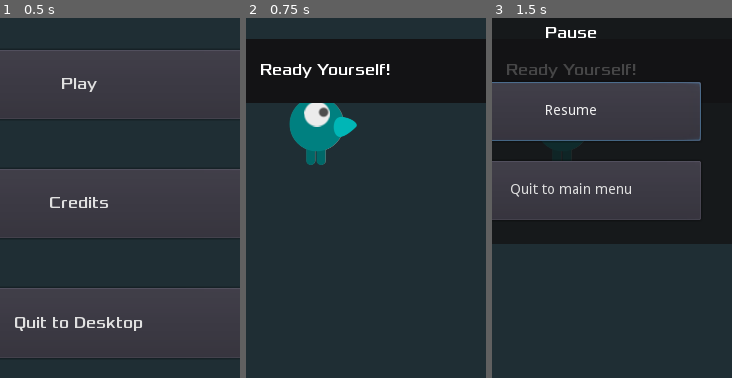
Above: before the commit, frames 1-3 (left to right).
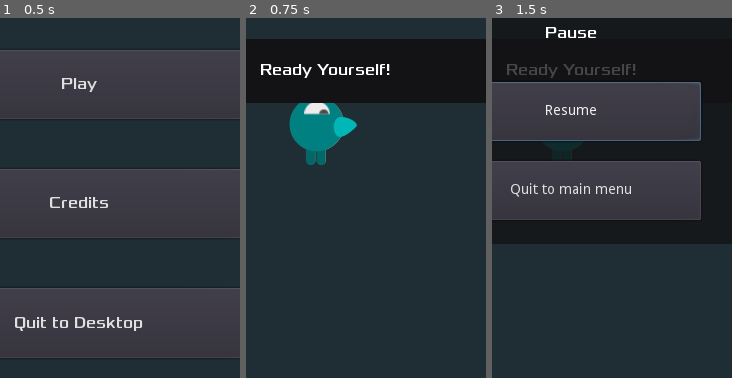
Above: after the commit, the same moments.

Repository: AlixBarreaux/dodge-the-beasties
Game: Godot game, scene res://scenes/Main.tscn
The game is run twice, just before and just after one commit, with the same random seed, the same clock (stepped at 60 frames per second) and the same inputs.
Inputs (mouse positions are % of the whole screen's width and height, from its top left):
- Up to frame 1 (0.5 s): no input
- Up to frame 2 (0.75 s): click "Play" at 0.5 s
- Up to frame 3 (1.5 s): click (92, 5) at 1.25 s
The pictures show only the part of the screen within x 34-84%, y 35-85%; the shares and areas given below are measured in that part.

Frame 1 is identical in both runs. In frame 2, 0.4% of the frame differs, in the area x 24-35%, y 24-31%; in frame 3, nothing differs.

Commit message:
Improve animations

Diff:
--- a/scenes/Player.tscn
+++ b/scenes/Player.tscn
@@ -129,26 +129,43 @@
 [sub_resource type="AnimationNodeAnimation" id=40]
 animation = "Idle"
 
-[sub_resource type="AnimationNodeAnimation" id=41]
+[sub_resource type="AnimationNodeAnimation" id=72]
 animation = "Prepare"
 
+[sub_resource type="AnimationNodeAnimation" id=64]
+animation = "RESET"
+
 [sub_resource type="AnimationNodeStateMachineTransition" id=39]
 
-[sub_resource type="AnimationNodeStateMachineTransition" id=42]
-
-[sub_resource type="AnimationNodeStateMachineTransition" id=43]
-
-[sub_resource type="AnimationNodeStateMachineTransition" id=44]
-
-[sub_resource type="AnimationNodeStateMachineTransition" id=45]
-
-[sub_resource type="AnimationNodeStateMachineTransition" id=46]
-
 [sub_resource type="AnimationNodeStateMachineTransition" id=47]
 
 [sub_resource type="AnimationNodeStateMachineTransition" id=55]
 
 [sub_resource type="AnimationNodeStateMachineTransition" id=56]
+
+[sub_resource type="AnimationNodeStateMachineTransition" id=67]
+
+[sub_resource type="AnimationNodeStateMachineTransition" id=68]
+
+[sub_resource type="AnimationNodeStateMachineTransition" id=69]
+
+[sub_resource type="AnimationNodeStateMachineTransition" id=70]
+
+[sub_resource type="AnimationNodeStateMachineTransition" id=71]
+
+[sub_resource type="AnimationNodeStateMachineTransition" id=73]
+
+[sub_resource type="AnimationNodeStateMachineTransition" id=74]
+
+[sub_resource type="AnimationNodeStateMachineTransition" id=75]
+
+[sub_resource type="AnimationNodeStateMachineTransition" id=76]
+
+[sub_resource type="AnimationNodeStateMachineTransition" id=77]
+
+[sub_resource type="AnimationNodeStateMachineTransition" id=78]
+
+[sub_resource type="AnimationNodeStateMachineTransition" id=79]
 
 [sub_resource type="AnimationNodeStateMachine" id=36]
 states/Die/node = SubResource( 34 )
@@ -157,11 +174,13 @@
 states/Happy/position = Vector2( 546, 60 )
 states/Idle/node = SubResource( 40 )
 states/Idle/position = Vector2( 124, 223 )
-states/Prepare/node = SubResource( 41 )
+states/Prepare/node = SubResource( 72 )
 states/Prepare/position = Vector2( 124, 60 )
-transitions = [ "Happy", "Die", SubResource( 39 ), "Prepare", "Idle", SubResource( 42 ), "Idle", "Prepare", SubResource( 43 ), "Happy", "Prepare", SubResource( 44 ), "Prepare", "Happy", SubResource( 45 ), "Prepare", "Die", SubResource( 46 ), "Idle", "Die", SubResource( 47 ), "Idle", "Happy", SubResource( 55 ), "Happy", "Idle", SubResource( 56 ) ]
+states/RESET/node = SubResource( 64 )
+states/RESET/position = Vector2( 336, 187 )
+transitions = [ "Happy", "Die", SubResource( 39 ), "Idle", "Die", SubResource( 47 ), "Idle", "Happy", SubResource( 55 ), "Happy", "Idle", SubResource( 56 ), "RESET", "Happy", SubResource( 67 ), "Happy", "RESET", SubResource( 68 ), "Die", "RESET", SubResource( 69 ), "Idle", "RESET", SubResource( 70 ), "RESET", "Idle", SubResource( 71 ), "Prepare", "Idle", SubResource( 73 ), "Prepare", "Die", SubResource( 74 ), "Prepare", "RESET", SubResource( 75 ), "Prepare", "Happy", SubResource( 76 ), "Happy", "Prepare", SubResource( 77 ), "RESET", "Prepare", SubResource( 78 ), "Idle", "Prepare", SubResource( 79 ) ]
 start_node = "Prepare"
-graph_offset = Vector2( -7, 6 )
+graph_offset = Vector2( -193, 3 )
 
 [sub_resource type="AnimationNodeStateMachinePlayback" id=37]
 
--- a/scripts/player.gd
+++ b/scripts/player.gd
@@ -39,8 +39,7 @@
 
 func _initialize_signals() -> void:
 	Events.connect("game_quited", self, "disable")
-
-	# PLAY BOTH ANIMATION PLAYERS!
+	Events.connect("game_started", self, "on_game_started")
 	Events.connect("start_timer_timeout", self, "on_start_timer_timeout")
 	return
 
@@ -52,14 +51,16 @@
 	animation_tree.active = true
 	eye_animation_tree.active = true
 
-	eye_animation_node_sm_playback.travel("Prepare")
+	return
+
+
+func on_game_started() -> void:
+	eye_animation_node_sm_playback.start("Prepare")
 	animation_node_sm_playback.travel("Idle")
-
 	return
 
 
 func on_start_timer_timeout() -> void:
-	animation_node_sm_playback.travel("Idle")
 	eye_animation_node_sm_playback.travel("Idle")
 	return
 
Not shown: 1 places in scenes/Player.tscn that only renumber resources
